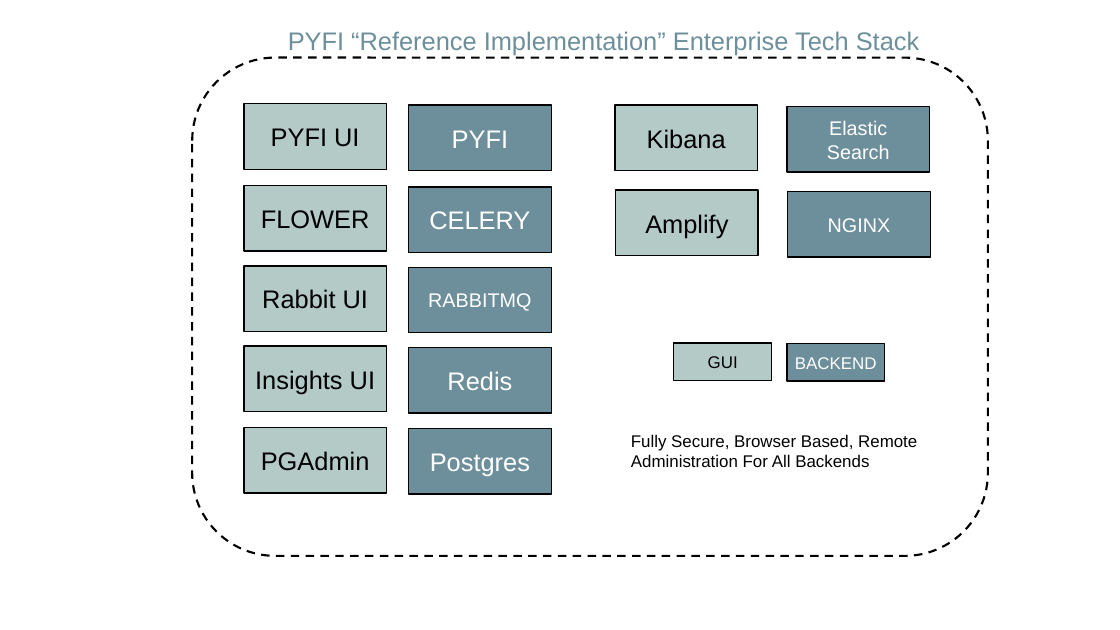
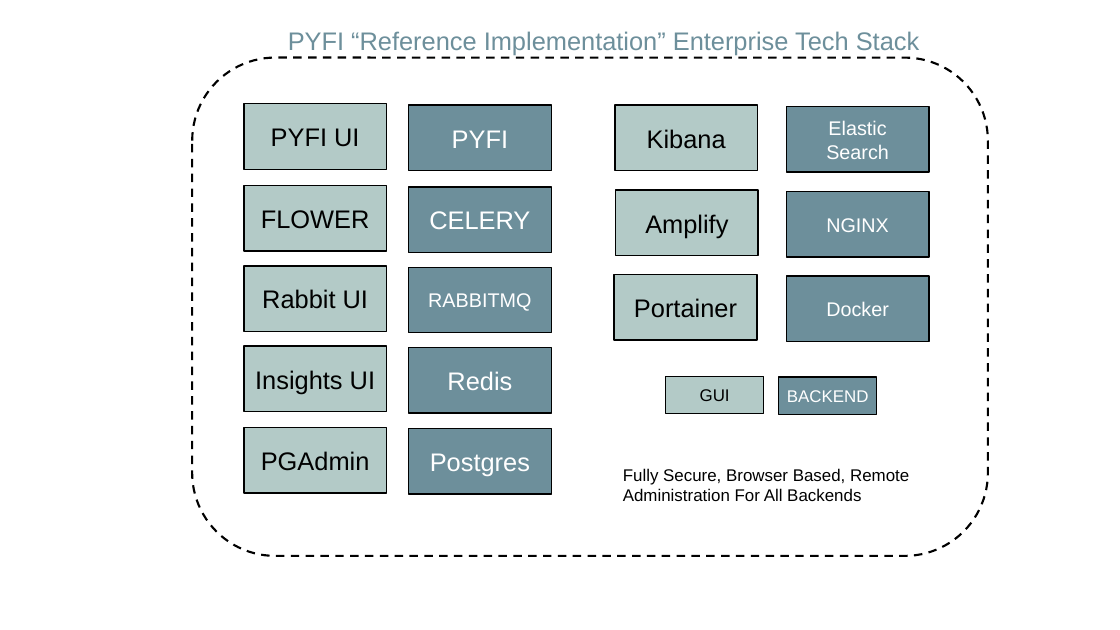
Before and after one commit to radiantone/pyfi-private, a slide deck: slide 2 of docs/architecture.odp. Drawn at 1120x630 pixels with LibreOffice and Linux fonts; fonts in the diff are those of the drawing. Boxes give left, top, right and bottom in pixels: in the first picture for what was removed or moved away, otherwise in the second. Text is boxed around its words. In the diff, an @@ line names an element or a change of style, - is before the commit and + after.

```diff
--- a/docs/architecture.odp
+++ b/docs/architecture.odp
@@ rectangle added at bbox=[615, 274, 757, 340], fill #B3CAC7, outline #000000 0.99 pt, 18 pt, text #000000 @@
+Portainer
@@ rectangle added at bbox=[787, 276, 929, 343], fill #6D8F9B, outline #000000 0.99 pt, 14 pt, text #FFFFFF @@
+Docker
@@ 2 rectangles, 1 text: place and size @@
-2 rectangles, 1 text at bbox=[631, 343, 917, 467]
+2 rectangles, 1 text at bbox=[623, 376, 909, 501]
```
Also in this commit, not shown: 15 other files.
